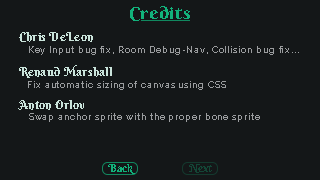
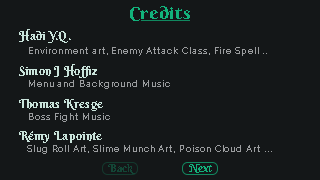
Layer changes from the first 320px x 180px image to the second:
showed group "Group2" (18 layers) over [19, 29, 272, 175]
renamed "Simon Hoffiz" to "Simon J Hoffiz", painted on it over [19, 64, 97, 78]
hid group "Group4" (15 layers) over [18, 32, 299, 175]
